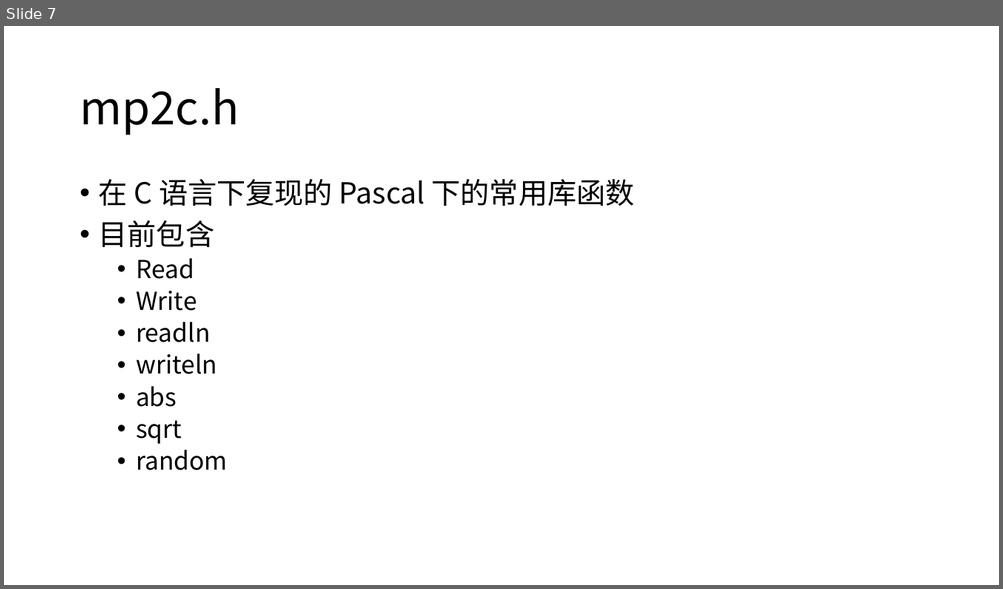
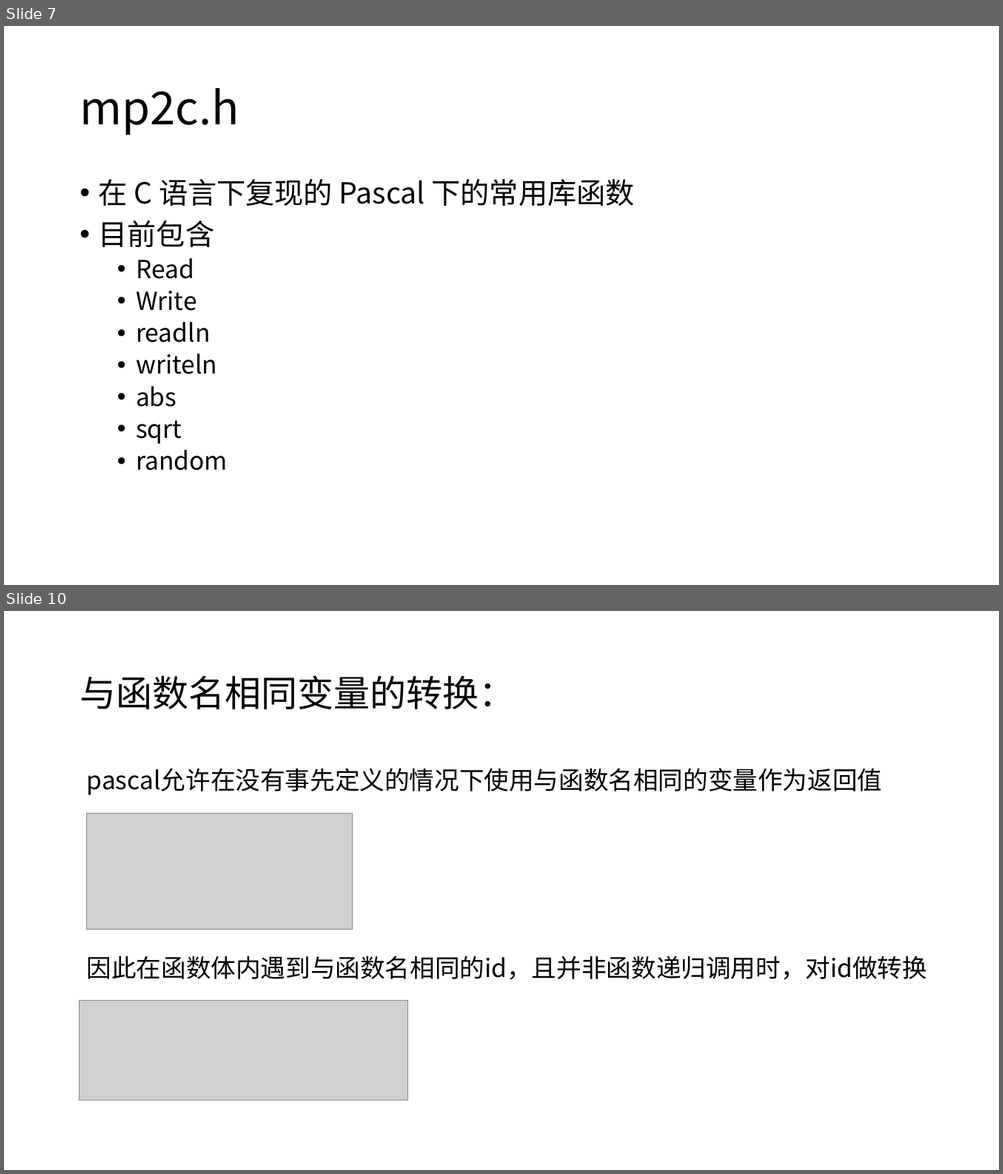
Before and after one commit to 65456u/MiniPascal2C, a slide deck: docs/中期检查.pptx. Shown one above the other, each under a label of ours: slide 7 before the commit, slides 7 and 10 after it; the slides between them are not shown. The pictures are 1003x589 and 1003x1174 pixels, drawn with LibreOffice and Linux fonts; fonts in the diff are those of the drawing; grey boxes stand for pictures. Boxes give left, top, right and bottom in pixels: in the first picture for what was removed or moved away, otherwise in the second. Text is boxed around its words. In the diff, an @@ line names an element or a change of style, - is before the commit and + after.

```diff
--- a/docs/中期检查.pptx
+++ b/docs/中期检查.pptx
@@ slide 10 added at bbox=[4, 611, 999, 1170], background #FFFFFF @@
@@ title added at bbox=[79, 675, 515, 709], 35 pt, text #000000 @@
+与函数名相同变量的转换：
@@ text added at bbox=[87, 768, 927, 980], 24 pt, text #000000 @@
+pascal允许在没有事先定义的情况下使用与函数名相同的变量作为返回值
+因此在函数体内遇到与函数名相同的id，且并非函数递归调用时，对id做转换
@@ picture added at bbox=[86, 814, 353, 931] @@
@@ picture added at bbox=[79, 1000, 407, 1100] @@
```
Also in this commit, not shown: 1 slide changed, 2 other slides added, 1 other file.
